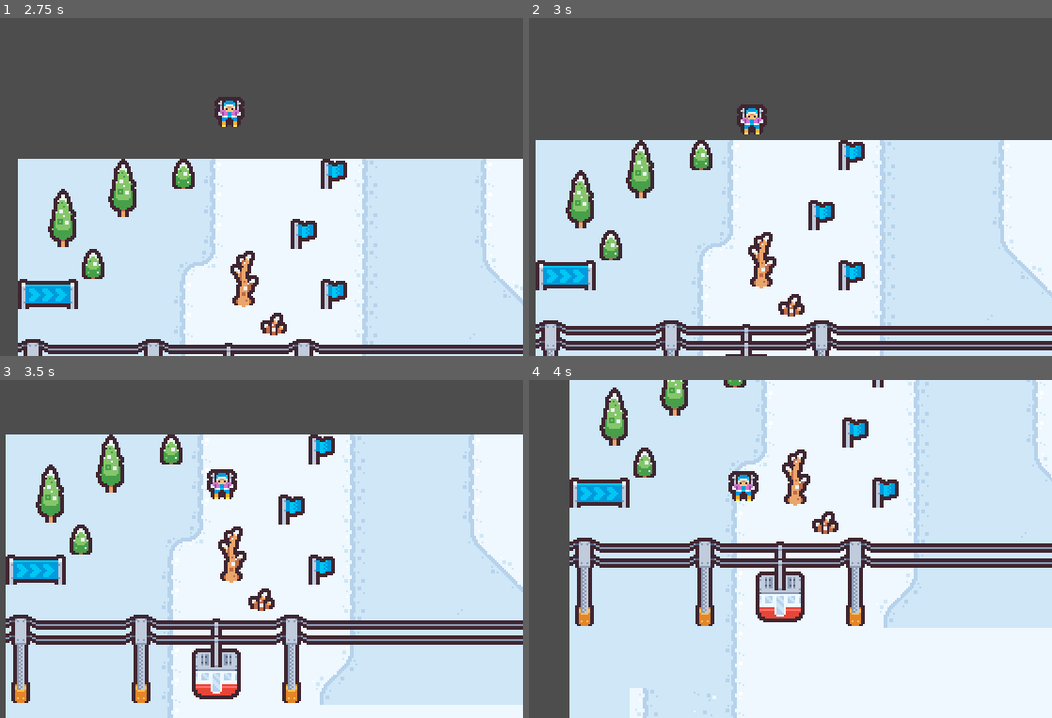
Above: before the commit, frames 1-4 (two rows, left to right).
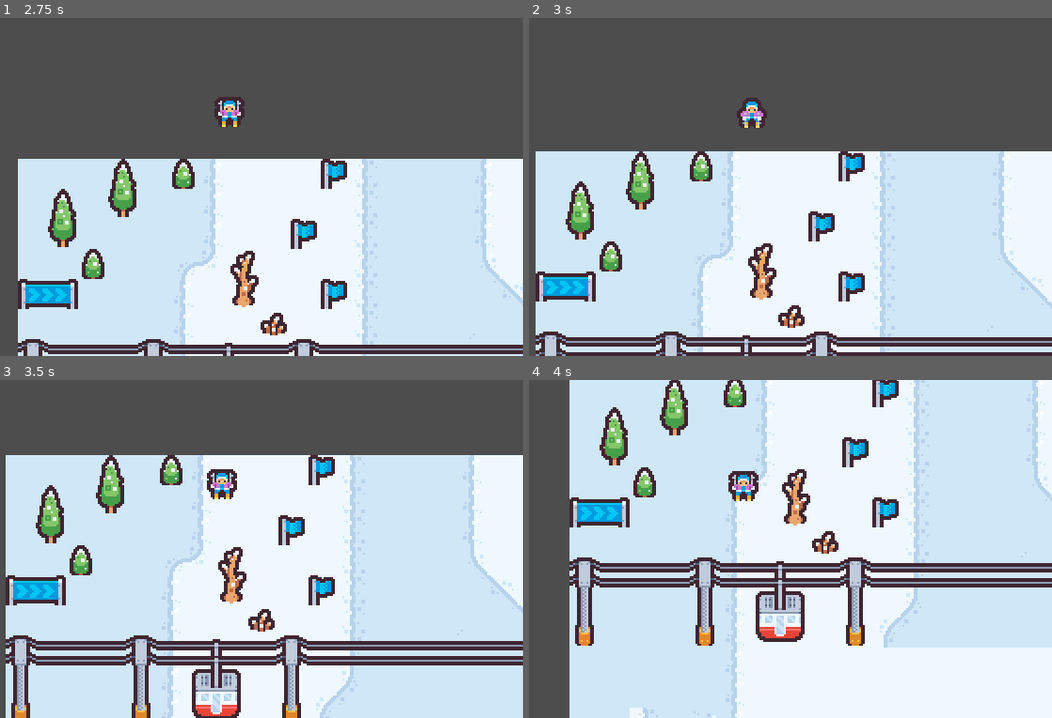
Above: after the commit, the same moments.

Repository: mkraenz/pixel-ski-paradise
Game: Godot game, scene res://World.tscn
The game is run twice, just before and just after one commit, with the same random seed, the same clock (stepped at 60 frames per second) and the same inputs.
Inputs:
- Up to frame 1 (2.75 s): hold D (move_right) 0.53-1.28 s; hold W (brake) 1.28-2.03 s; tap Enter at 2 s; hold D (move_right) from 2.03 s (still down)
- Up to frame 2 (3 s): release D (move_right) at 2.78 s; hold Down (accelerate) from 2.78 s (still down)
- Up to frame 3 (3.5 s): keep holding Down (accelerate)
- Up to frame 4 (4 s): release Down (accelerate) at 3.53 s; hold A (move_left) from 3.53 s (still down)

Frame 1 is identical in both runs. In frame 2, 17% of the frame differs, in the area x 1-100%, y 23-100%; in frame 3, 27%, in the area x 1-100%, y 16-100%; in frame 4, 20%.

Commit message:
feat: sync pole pushing and acceleration

Diff:
--- a/player/Player.gd
+++ b/player/Player.gd
@@ -1,21 +1,24 @@
 extends CharacterBody2D
 
 
-const SPEED = 100.0
-const HORIZONTAL_SPEED = 50.0
-const MAX_VERTICAL_SPEED = 1000.0
-const BRAKE_STRENGTH = 3.0
-const PUSH_STRENGTH = 50.0
-const acceleration_cooldown = 0.7
+const SPEED := 100.0
+const HORIZONTAL_SPEED := 50.0
+const MAX_VERTICAL_SPEED := 1000.0
+const BRAKE_STRENGTH := 3.0
+const PUSH_STRENGTH := 50.0
+const acceleration_cooldown := 0.7
 
 # Get the gravity from the project settings to be synced with RigidBody nodes.
-var gravity = ProjectSettings.get_setting("physics/2d/default_gravity")
+var gravity: float = ProjectSettings.get_setting("physics/2d/default_gravity")
 
+@onready var anims := $AnimSprite
+@onready var pushPoleAnimTimer := $AnimSprite/PushPoleTimer
 
-var acceleration_timer = acceleration_cooldown + 1.0 # start with cooldown expired
+var acceleration_cooldown_timer := acceleration_cooldown + 1.0 # start with cooldown expired
+var apply_delayed_acceleration = false
 
 func _physics_process(delta):
-	acceleration_timer += delta
+	acceleration_cooldown_timer += delta
 
 	# add gravity to simulate sliding down the slope.
 	velocity.y += gravity * delta
@@ -24,9 +27,14 @@
 	if Input.is_action_pressed("brake"):
 		velocity.y = move_toward(velocity.y, 0, BRAKE_STRENGTH)
 
-	if Input.is_action_just_pressed("accelerate") and acceleration_timer > acceleration_cooldown:
+	if apply_delayed_acceleration:
 		velocity.y = move_toward(velocity.y, MAX_VERTICAL_SPEED, PUSH_STRENGTH)
-		acceleration_timer = 0.0
+		apply_delayed_acceleration = false
+
+	if Input.is_action_just_pressed("accelerate") and acceleration_cooldown_timer > acceleration_cooldown:
+		acceleration_cooldown_timer = 0.0
+		pushPoleAnimTimer.start()
+		anims.play('push_pole')
 
 	var direction = Input.get_axis("move_left", "move_right")
 	if direction:
@@ -35,3 +43,9 @@
 		velocity.x = move_toward(velocity.x, 0, HORIZONTAL_SPEED)
 
 	move_and_slide()
+
+
+
+func _on_push_pole_timer_timeout():
+	anims.play('default')
+	apply_delayed_acceleration = true
--- a/player/Player.tscn
+++ b/player/Player.tscn
@@ -45,7 +45,14 @@
 rotation = 1.5708
 shape = SubResource("CapsuleShape2D_ea2p8")
 
-[node name="Sprite2D" type="AnimatedSprite2D" parent="."]
+[node name="AnimSprite" type="AnimatedSprite2D" parent="."]
 position = Vector2(-8, -17)
 sprite_frames = SubResource("SpriteFrames_oiaj6")
+autoplay = "default"
 centered = false
+
+[node name="PushPoleTimer" type="Timer" parent="AnimSprite"]
+wait_time = 0.2
+one_shot = true
+
+[connection signal="timeout" from="AnimSprite/PushPoleTimer" to="." method="_on_push_pole_timer_timeout"]
